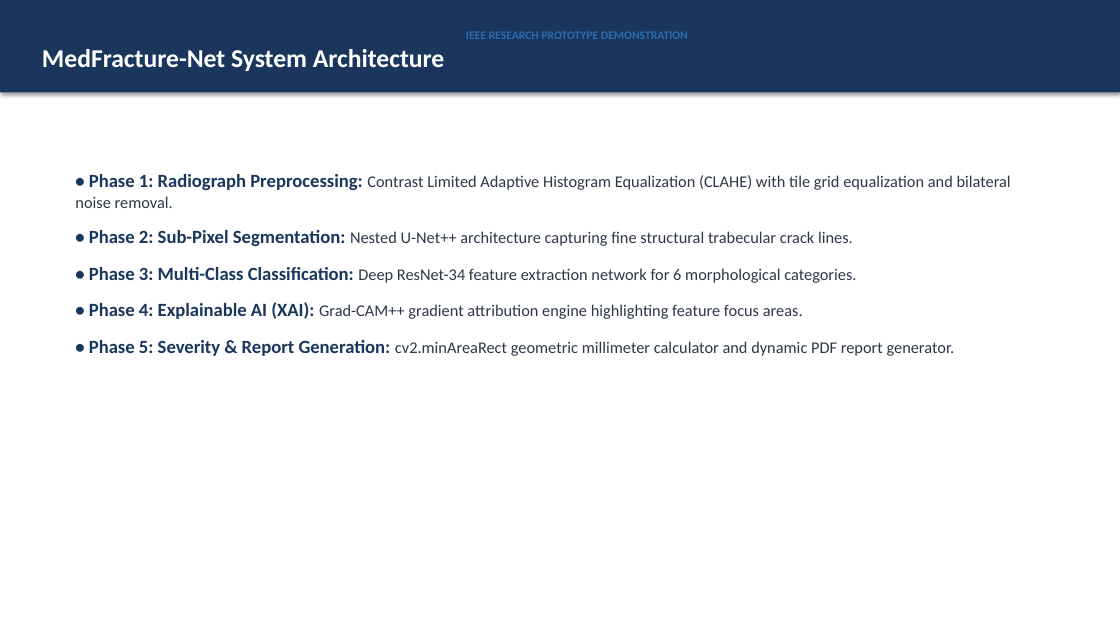
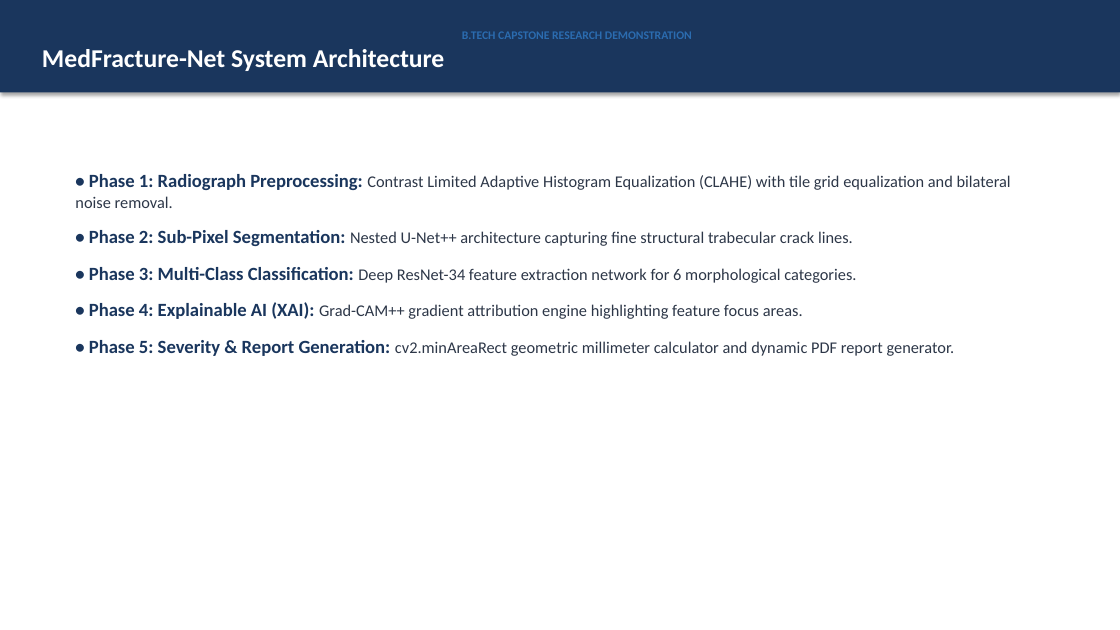
Before and after one commit to vaishnavijampani/medfracture-net, a slide deck: slide 5 of MedFracture_Net_Presentation.pptx. Drawn at 1120x630 pixels with LibreOffice and Linux fonts; fonts in the diff are those of the drawing. Boxes give left, top, right and bottom in pixels: in the first picture for what was removed or moved away, otherwise in the second. Text is boxed around its words. In the diff, an @@ line names an element or a change of style, - is before the commit and + after.

```diff
--- a/MedFracture_Net_Presentation.pptx
+++ b/MedFracture_Net_Presentation.pptx
@@ text in rectangle at (462,31,692,39): text changed @@
-IEEE RESEARCH PROTOTYPE DEMONSTRATION
+B.TECH CAPSTONE RESEARCH DEMONSTRATION
```
Also in this commit, not shown: 11 other slides changed, 8 other files.
